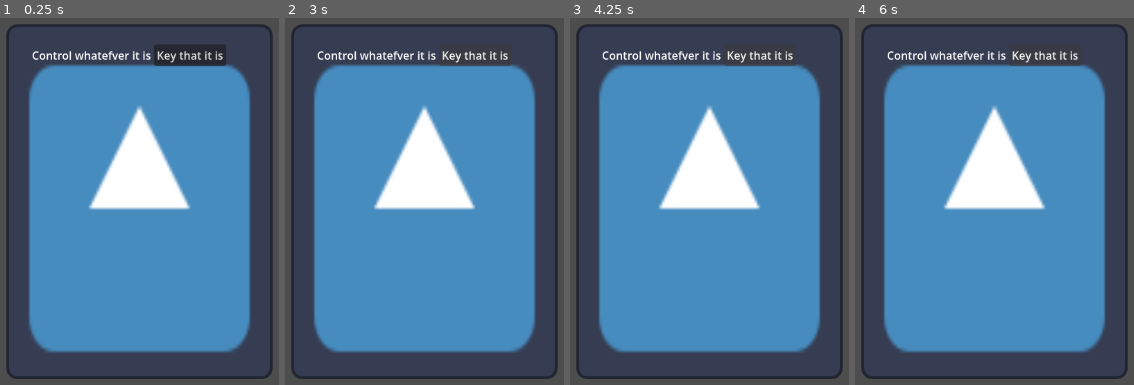
Above: before the commit, frames 1-4 (left to right).
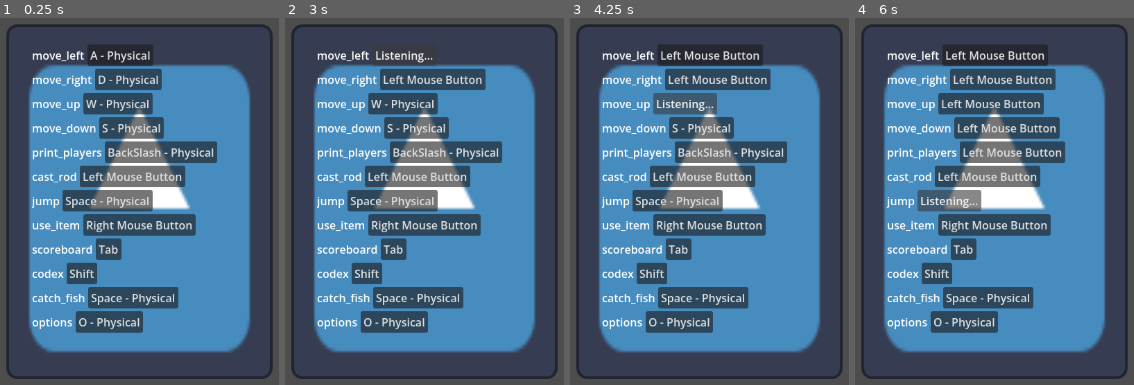
Above: after the commit, the same moments.

Repository: gmuGADIG/King-Fisher
Game: Godot game, scene res://ui/keybinds/keybind_menu.tscn
The game is run twice, just before and just after one commit, with the same random seed, the same clock (stepped at 60 frames per second) and the same inputs. This scene is started directly instead of the project's main scene. The engine's default icon, where the game draws it, is replaced by a stand-in: a white triangle on a blue panel in a dark square.
Inputs:
- Up to frame 1 (0.25 s): no input
- Up to frame 2 (3 s): click "Key that it is" (after the commit: "A - Physical") at 0.5 s; click "Key that it is" (after the commit: "Listening...") at 1.25 s; click "Key that it is" (after the commit: "D - Physical") at 2 s; click "Key that it is" (after the commit: "Left Mouse Button") at 2.75 s
- Up to frame 3 (4.25 s): click "Key that it is" (after the commit: "W - Physical") at 3.5 s
- Up to frame 4 (6 s): click "Key that it is" (after the commit: "S - Physical") at 4.25 s; click "Key that it is" (after the commit: "BackSlash - Physical") at 5 s; click "Key that it is" (after the commit: "Space - Physical") at 5.75 s

The runs differ from the first frame. In frame 1, 23% of the frame differs, in the area x 11-82%, y 7-86%; in frame 2, 22%; in frame 3, 23%; in frame 4, 24%.
Error before the commit: Cannot call method 'duplicate' on a null value. (res://ui/keybinds/keybind.gd:11)

Commit message:
Keybind buttons do the rebind controls thing

Diff:
--- a/ui/keybinds/keybind.gd
+++ b/ui/keybinds/keybind.gd
@@ -2,21 +2,40 @@
 
 @export var binding_prototype: HBoxContainer
 
-@onready var vbox: VBoxContainer = $KeybindPanel/VBoxContainer
+@onready var vbox: VBoxContainer = $KeybindPanel/ScrollContainer/VBoxContainer
 
 var keybind_buttons: Dictionary[StringName, HBoxContainer]
 
+var current_action: StringName
+var current_button: Button
+
 func _ready() -> void:
 	for action in InputMap.get_actions():
+		if action.begins_with("ui_") or action.begins_with("debug_"): continue
 		var binding = binding_prototype.duplicate()
 		var binding_label: Label = binding.get_node("Label")
 		var binding_button: Button = binding.get_node("Button")
 		binding_label.text = action
-		binding_button.pressed.connect(_on_keybind_button_pressed.bind(action))
+		binding_button.pressed.connect(_on_keybind_button_pressed.bind(action, binding_button))
 		binding_button.text = InputMap.action_get_events(action)[0].as_text()
 		keybind_buttons[action] = binding
 		vbox.add_child(binding)
 	binding_prototype.queue_free()
 
-func _on_keybind_button_pressed(keybind: StringName) -> void:
-	pass
+func _on_keybind_button_pressed(keybind: StringName, button: Button) -> void:
+	button.text = "Listening..."
+	current_action = keybind
+	current_button = button
+
+func _input(event: InputEvent) -> void:
+	if current_action and event.is_action_type():
+		InputMap.action_erase_events(current_action)
+		InputMap.action_add_event(current_action, event)
+		current_action = ""
+		current_button.text = event.as_text()
+		current_button.release_focus()
+		current_button = null
+	#else:  # Useful for checking if an input is bound to an action
+		#for action in keybind_buttons.keys():
+			#if (event.is_action(action)):
+				#print("%s binds to %s!" % [event.as_text(), action])
--- a/ui/keybinds/keybind_menu.tscn
+++ b/ui/keybinds/keybind_menu.tscn
@@ -3,7 +3,7 @@
 [ext_resource type="Script" uid="uid://87m7v2osfe3g" path="res://ui/keybinds/keybind.gd" id="1_s866l"]
 [ext_resource type="Texture2D" uid="uid://c4bcw1f4x3ex5" path="res://temp/temp_art/icon.svg" id="2_lngt1"]
 
-[node name="KeybindMenu" type="Control" unique_id=1087068024]
+[node name="KeybindMenu" type="Control" unique_id=1087068024 node_paths=PackedStringArray("binding_prototype")]
 layout_mode = 3
 anchors_preset = 15
 anchor_right = 1.0
@@ -11,6 +11,7 @@
 grow_horizontal = 2
 grow_vertical = 2
 script = ExtResource("1_s866l")
+binding_prototype = NodePath("KeybindPanel/ScrollContainer/VBoxContainer/HBoxContainer")
 
 [node name="KeybindPanel" type="NinePatchRect" parent="." unique_id=810038643]
 layout_mode = 1
